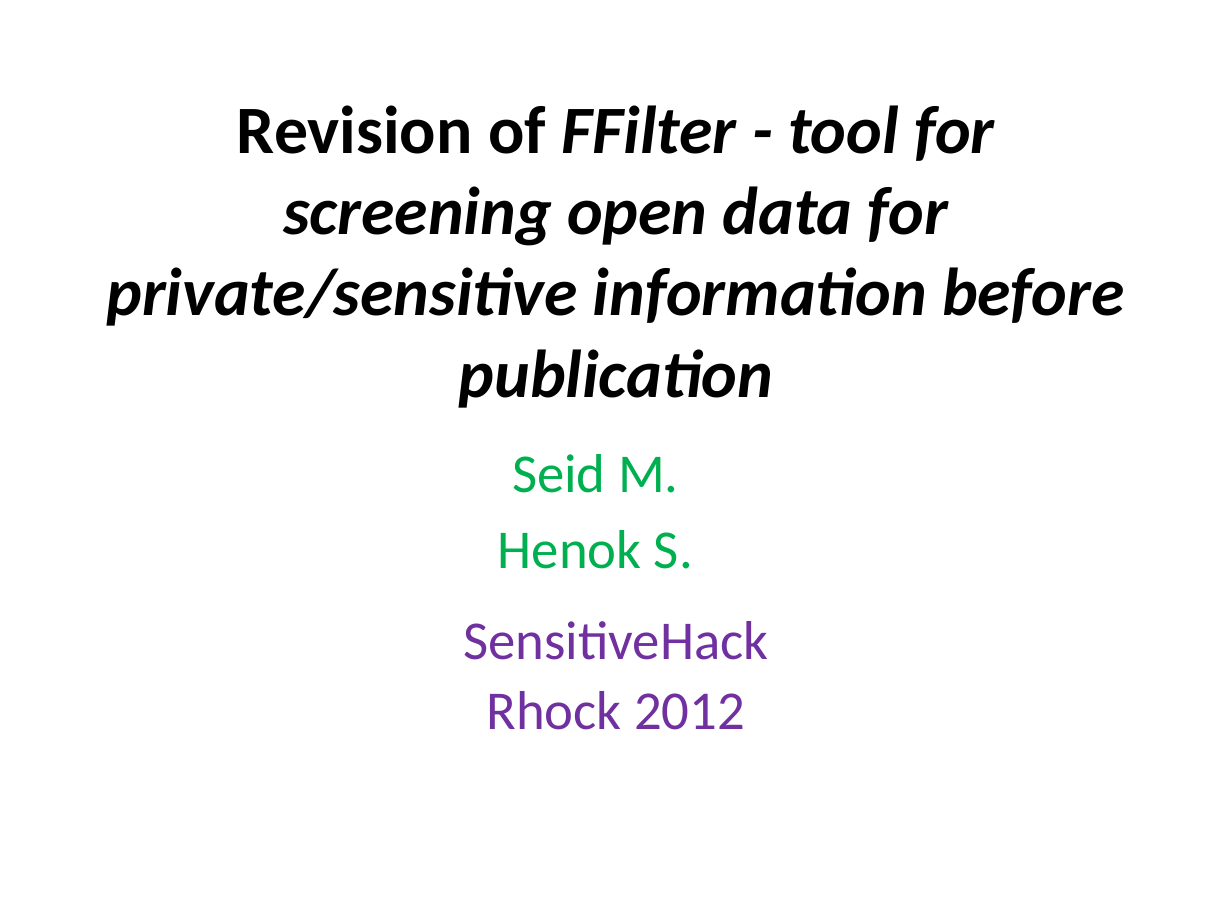
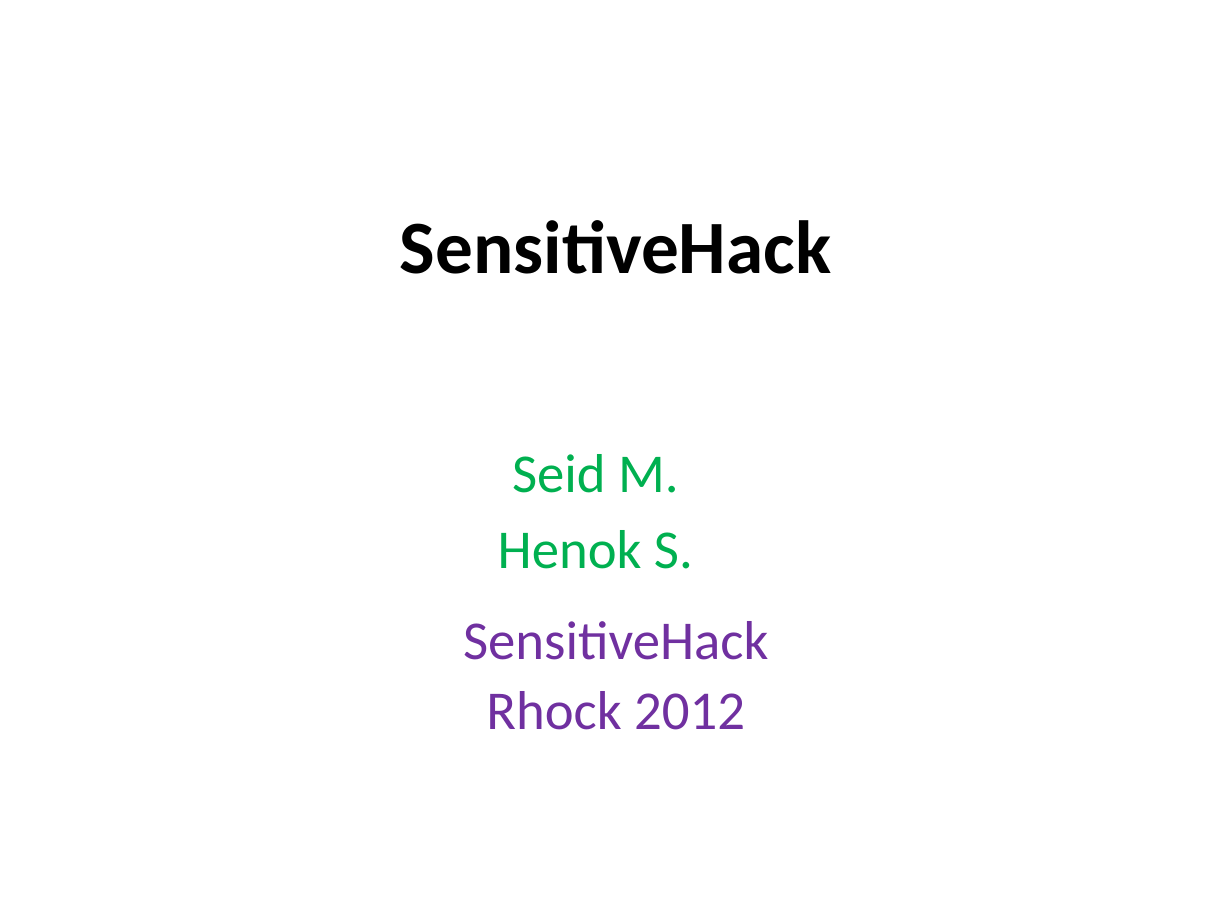
Before and after one commit to seyyaw/rhok-hack-sensitive-data, a slide deck: slide 1 of grefine-rhok-extension/doc/presentation.pptx. Drawn at 1232x924 pixels with LibreOffice and Linux fonts; fonts in the diff are those of the drawing. Boxes give left, top, right and bottom in pixels: in the first picture for what was removed or moved away, otherwise in the second. Text is boxed around its words. In the diff, an @@ line names an element or a change of style, - is before the commit and + after.

```diff
--- a/grefine-rhok-extension/doc/presentation.pptx
+++ b/grefine-rhok-extension/doc/presentation.pptx
@@ title at [400,220,831,274]: text changed; size 39.6 to 44 pt; italic off @@
-Revision of FFilter - tool for screening open data for private/sensitive information before publication
+SensitiveHack
```
Also in this commit, not shown: 4 other slides changed, 1 slide added, 2 slides removed.
